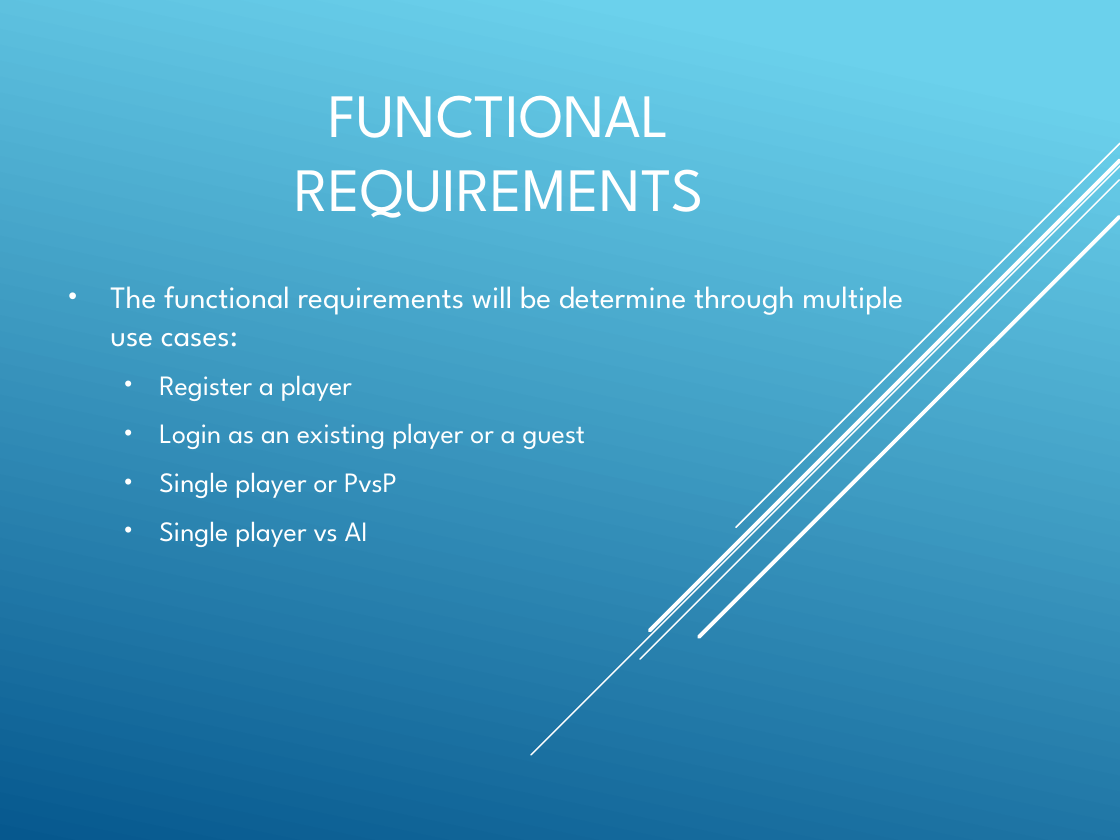
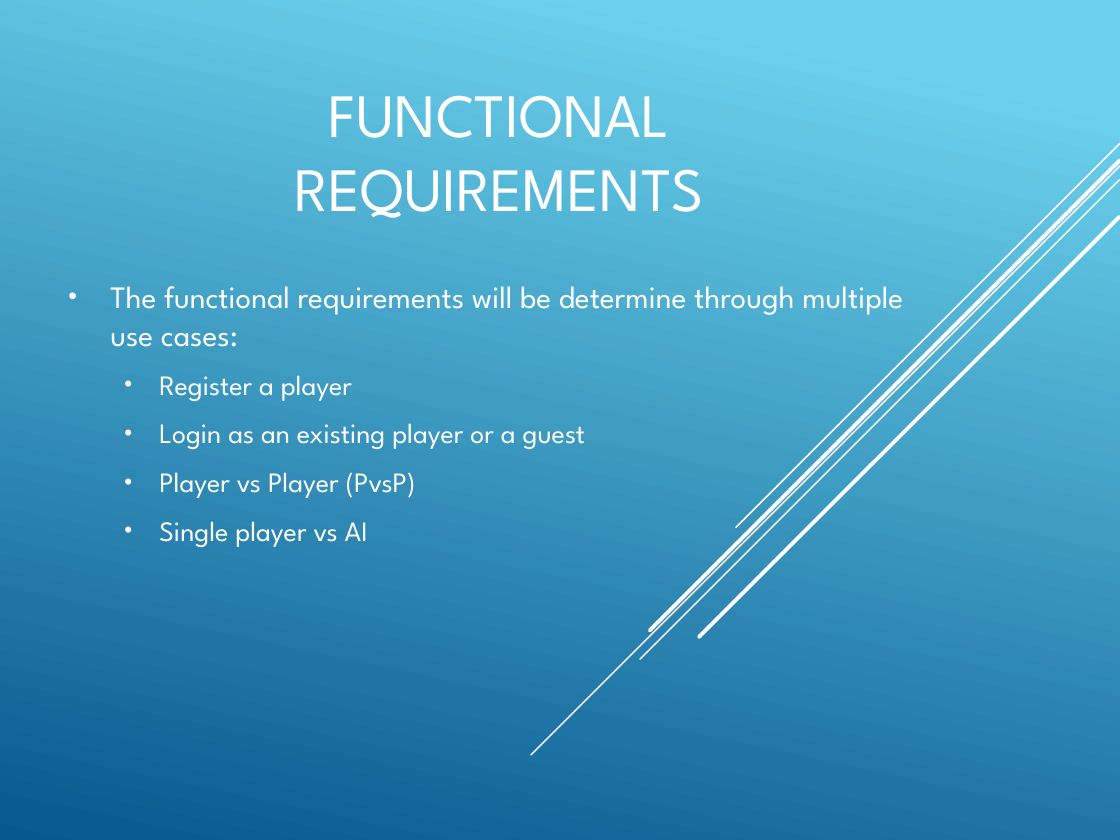
Before and after one commit to Amatarasu/A-Team, a slide deck: slide 5 of Power Point Presentation-bk.pptx. Drawn at 1120x840 pixels with LibreOffice and Linux fonts; fonts in the diff are those of the drawing. Boxes give left, top, right and bottom in pixels: in the first picture for what was removed or moved away, otherwise in the second. Text is boxed around its words. In the diff, an @@ line names an element or a change of style, - is before the commit and + after.

```diff
--- a/Power Point Presentation-bk.pptx
+++ b/Power Point Presentation-bk.pptx
@@ subtitle at <box>159,472,416,498</box>: text changed @@
-  • Single player or PvsP
+  • Player vs Player (PvsP)
```
Also in this commit, not shown: 12 slides added, 1 slide removed, 8 other files.
